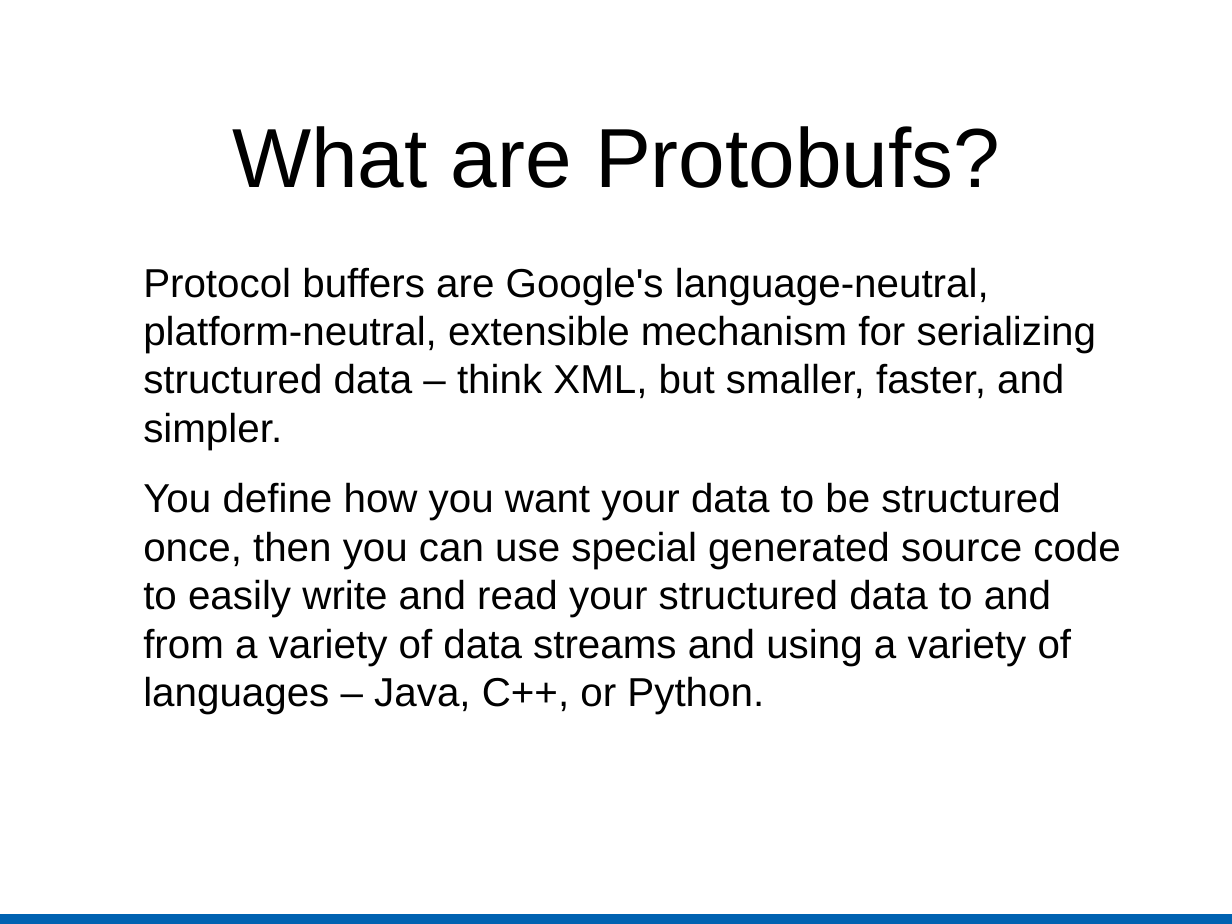
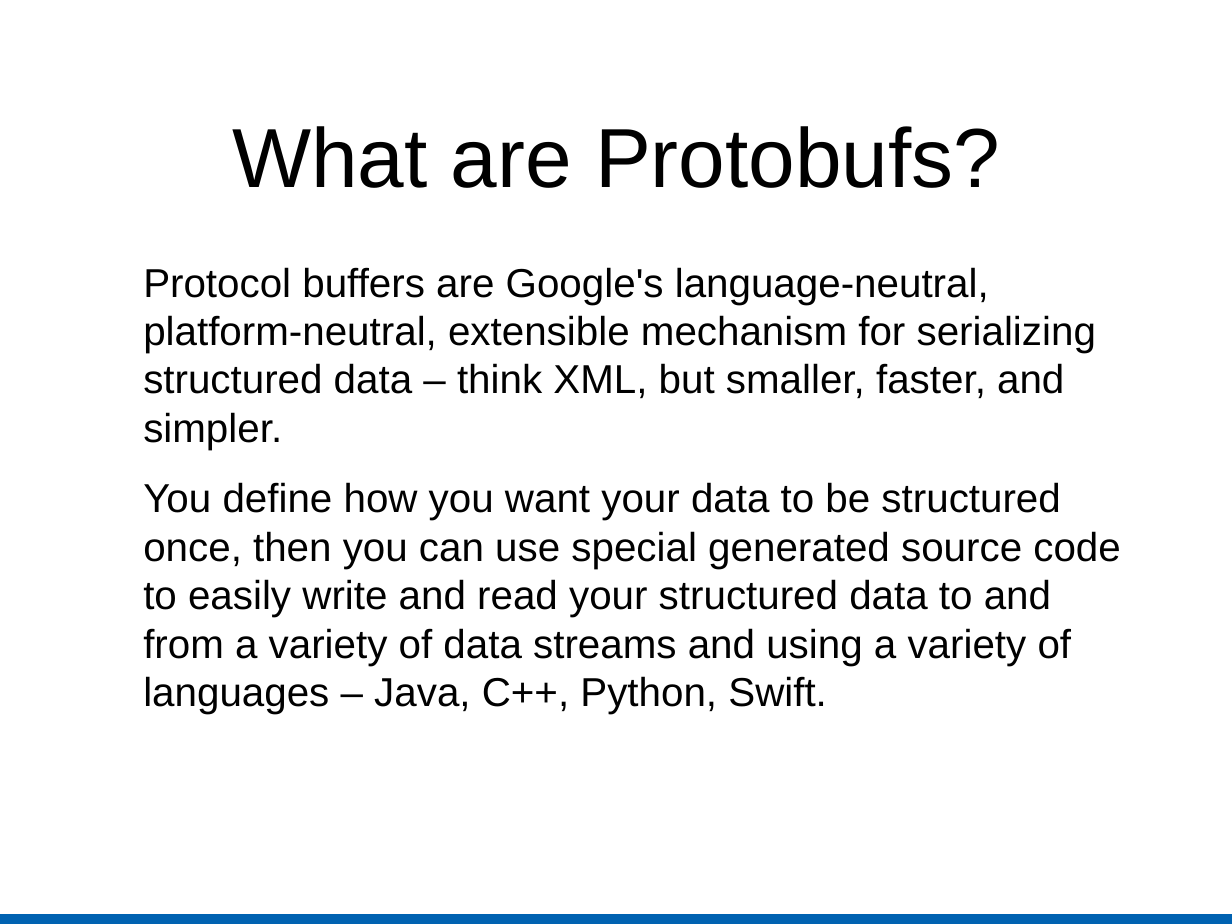
Before and after one commit to warwickhunter/play, a slide deck: slide 2 of protobuf_preso/google_protocol_buffers.odp. Drawn at 1232x924 pixels with LibreOffice and Linux fonts; fonts in the diff are those of the drawing. Boxes give left, top, right and bottom in pixels: in the first picture for what was removed or moved away, otherwise in the second. Text is boxed around its words. In the diff, an @@ line names an element or a change of style, - is before the commit and + after.

```diff
--- a/protobuf_preso/google_protocol_buffers.odp
+++ b/protobuf_preso/google_protocol_buffers.odp
@@ text at bbox=[143, 482, 1120, 714]: text changed @@
-You define how you want your data to be structured once, then you can use special generated source code to easily write and read your structured data to and from a variety of data streams and using a variety of languages – Java, C++, or Python.
+You define how you want your data to be structured once, then you can use special generated source code to easily write and read your structured data to and from a variety of data streams and using a variety of languages – Java, C++, Python, Swift.
```
Also in this commit, not shown: 1 other slide changed, 1 other file.
